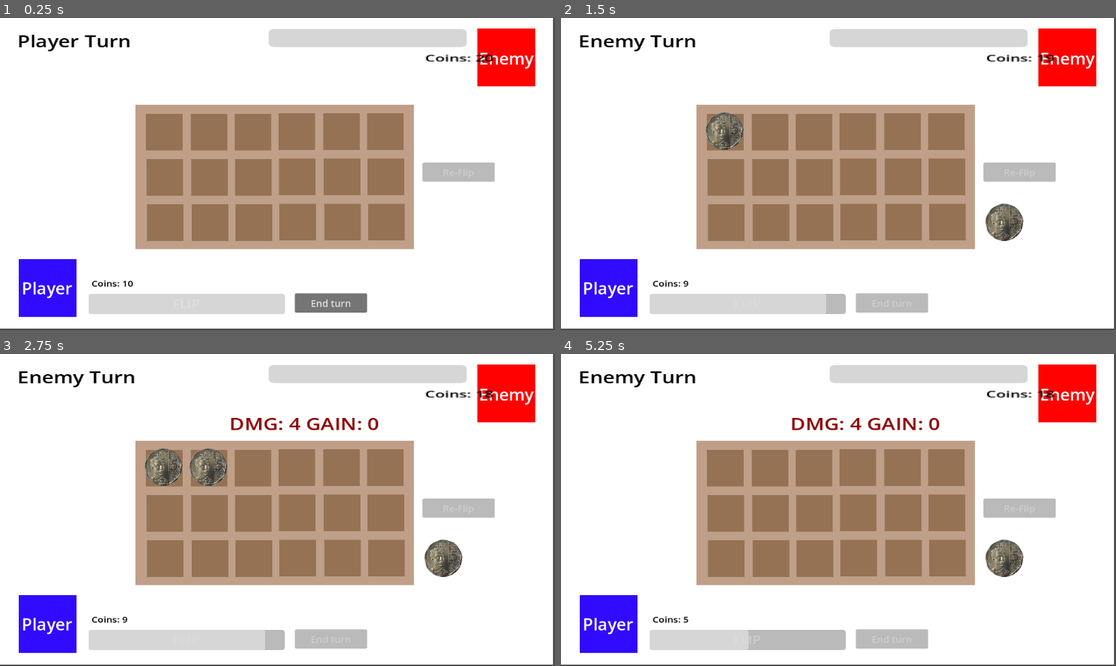
Above: before the commit, frames 1-4 (two rows, left to right).
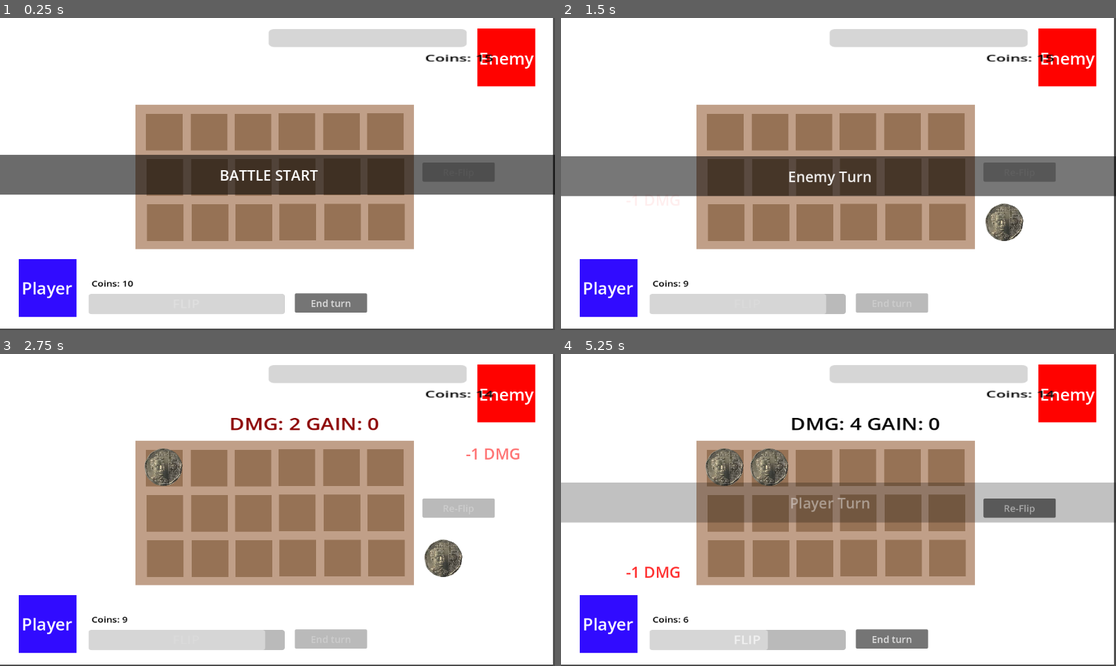
Above: after the commit, the same moments.

Repository: WebsterMiguelle/Arcoinium
Game: Godot game, scene res://Scene/main.tscn
Two runs of this game, one before a commit and one after it. Both use one fixed random seed, a clock stepped at 60 frames per second and the inputs below.
Inputs (mouse positions are in pixels of both pictures, inside the frame that each line leads up to):
- Up to frame 1 (0.25 s): no input
- Up to frame 2 (1.5 s): click "FLIP" at 0.5 s; click "End turn" at 1.25 s
- Up to frame 3 (2.75 s): no input
- Up to frame 4 (5.25 s): tap Enter at 2.75 s; tap Space at 3.5 s; click (1021, 506) at 4.25 s, where only the run after the commit has a clickable "Re-Flip"; click (749, 641) at 5 s, where only the run after the commit has a clickable "FLIP"

The runs differ from the first frame. In frame 1, 13% of the frame differs, in the area x 0-100%, y 5-57%; in frame 2, 14%; in frame 3, 1.2%; in frame 4, 16%, in the area x 0-100%, y 5-95%.

Commit message:
Polished Turn Based System; Added Floating Labels

Diff:
--- a/Scene/main.tscn
+++ b/Scene/main.tscn
@@ -30,7 +30,7 @@
 [node name="Player" type="Node2D" parent="." unique_id=1514396733]
 script = ExtResource("2_1bvp3")
 
-[node name="ColorRect" type="ColorRect" parent="Player" unique_id=1237814787]
+[node name="Player_Portrait" type="ColorRect" parent="Player" unique_id=1237814787]
 custom_minimum_size = Vector2(120, 120)
 offset_left = 43.0
 offset_top = 504.0
@@ -38,7 +38,7 @@
 offset_bottom = 624.0
 color = Color(0.19215687, 0.043137256, 1, 1)
 
-[node name="Label" type="Label" parent="Player/ColorRect" unique_id=366838884]
+[node name="Label" type="Label" parent="Player/Player_Portrait" unique_id=366838884]
 custom_minimum_size = Vector2(40, 20)
 layout_mode = 0
 offset_left = 6.0
@@ -51,7 +51,7 @@
 [node name="Enemy" type="Node2D" parent="." unique_id=313281892]
 script = ExtResource("3_lquwl")
 
-[node name="ColorRect" type="ColorRect" parent="Enemy" unique_id=2090213488]
+[node name="Enemy_Portrait" type="ColorRect" parent="Enemy" unique_id=2090213488]
 custom_minimum_size = Vector2(120, 120)
 offset_left = 995.0
 offset_top = 25.0
@@ -59,7 +59,7 @@
 offset_bottom = 145.0
 color = Color(1, 0.007843138, 0, 1)
 
-[node name="Label" type="Label" parent="Enemy/ColorRect" unique_id=1647136577]
+[node name="Label" type="Label" parent="Enemy/Enemy_Portrait" unique_id=1647136577]
 custom_minimum_size = Vector2(40, 20)
 layout_mode = 0
 offset_left = 3.0
@@ -70,17 +70,6 @@
 text = "Enemy"
 
 [node name="Battle UI" type="CanvasLayer" parent="." unique_id=1048849936]
-
-[node name="Turn" type="Label" parent="Battle UI" unique_id=698695009]
-custom_minimum_size = Vector2(150, 40)
-offset_left = 36.0
-offset_top = 23.0
-offset_right = 186.0
-offset_bottom = 72.0
-scale = Vector2(1.2137691, 1)
-theme_override_colors/font_color = Color(0, 0, 0, 1)
-theme_override_font_sizes/font_size = 35
-text = "Turn"
 
 [node name="PlayerHealthBar" type="ProgressBar" parent="Battle UI" unique_id=367744439]
 z_index = -6
@@ -176,8 +165,33 @@
 theme_override_font_sizes/font_size = 35
 text = "Turn"
 
+[node name="Turn UI" type="ColorRect" parent="Battle UI" unique_id=447076957]
+offset_left = -64.0
+offset_top = 276.0
+offset_right = 1232.0
+offset_bottom = 359.0
+color = Color(0, 0, 0, 0.5803922)
+
+[node name="Turn UI Label" type="Label" parent="Battle UI/Turn UI" unique_id=1908920983]
+layout_mode = 0
+offset_right = 1165.0
+offset_bottom = 85.0
+theme_override_font_sizes/font_size = 30
+text = "BATTLE START"
+horizontal_alignment = 1
+vertical_alignment = 1
+
 [node name="CoinDeck" parent="." unique_id=955153148 instance=ExtResource("4_2wwxx")]
 position = Vector2(574, 310)
+
+[node name="Game Over UI" type="CanvasLayer" parent="." unique_id=994626979]
+
+[node name="ColorRect" type="ColorRect" parent="Game Over UI" unique_id=656304766]
+offset_left = -17.0
+offset_top = -16.0
+offset_right = 1176.0
+offset_bottom = 656.0
+color = Color(0, 0, 0, 0.7607843)
 
 [connection signal="pressed" from="Battle UI/PlayerHealthBar/Flip" to="." method="_on_flip_pressed"]
 [connection signal="pressed" from="Battle UI/Endturn" to="." method="_on_endturn_pressed"]
--- a/Script/main.gd
+++ b/Script/main.gd
@@ -12,8 +12,11 @@
 #USER INTERFACE
 @onready var player = $Player
 @onready var enemy = $Enemy
+
+@onready var player_portrait: ColorRect = $Player/Player_Portrait
+@onready var enemy_portrait: ColorRect = $Enemy/Enemy_Portrait
+
 @onready var endTurn_button = $"Battle UI/Endturn"
-@onready var infoLabel: Label = $"Battle UI/Turn"
 @onready var flip_button = $"Battle UI/PlayerHealthBar/Flip"
 @onready var re_flip_button: Button = $"Battle UI/Re-Flip"
 @onready var turn_calculation: Label = $"Battle UI/Turn Calculation"
@@ -23,6 +26,12 @@
 
 @onready var enemy_health_bar = $"Battle UI/EnemyHealthBar"
 @onready var enemy_health_label = $"Battle UI/EnemyHealthBar/EnemyHealthLabel"
+
+@onready var turn_ui: ColorRect = $"Battle UI/Turn UI"
+@onready var turn_ui_label: Label = $"Battle UI/Turn UI/Turn UI Label"
+
+
+@onready var game_over_ui: CanvasLayer = $"Game Over UI"
 
 #COIN DECK
 @onready var coin_deck: Node2D = $CoinDeck
@@ -41,9 +50,15 @@
 
 # Called when the node enters the scene tree for the first time.
 func _ready():
+	game_over_ui.visible = false
+	turn_ui.visible = false
+	battle_start()
+
+func battle_start():
 	randomize()
 	flip_button.pressed.connect(_on_flip_pressed)
 	endTurn_button.pressed.connect(_on_endturn_pressed)
+	re_flip_button.pressed.connect(_on_re_flip_pressed)
 	var enemy_id = randi() % 2
 	match enemy_id:
 		0: enemy.setup(Enemy.MAGE)
@@ -51,7 +66,28 @@
 
 	update_enemy_coin()
 	update_player_coin()
+	show_turn_ui("BATTLE START")
 	start_player_turn()
+
+func show_turn_ui(text):
+	turn_ui.visible = true
+	turn_ui_label.text = text
+	turn_ui.modulate = Color("ffffff00")
+	turn_ui.global_position = get_viewport_rect().size / 2
+	turn_ui.global_position.x -= 600
+
+	var target_position = turn_ui.global_position.y - 40
+
+	var tween = create_tween()
+	tween.parallel().tween_property(turn_ui,"modulate",Color("ffffff"),0.2)
+	tween.parallel().tween_property(turn_ui, "position:y",target_position,0.2)
+	await get_tree().create_timer(1.0).timeout
+	turn_ui_label.text = text
+	tween = create_tween()
+	tween.parallel().tween_property(turn_ui,"modulate",Color("ffffff00"),0.2)
+	tween.parallel().tween_property(turn_ui, "position:y",target_position - 30,0.2)
+	await get_tree().create_timer(1.0).timeout
+	turn_ui.visible = false
 
 # Called every frame. 'delta' is the elapsed time since the previous frame.
 func _process(delta: float) -> void:
@@ -67,45 +103,49 @@
 	debt = 0
 
 	#Coin Gain Triggers
+	if player.gain != 0: show_floating_label(player,player.gain,LabelType.GAIN)
 	player.gain_coin()
 
 	#Reset Player Stats
 	player.current_flip = 0
 	player.current_re_flip = 0
 
-	#Check Coin Reserve
-
-	if reserved_coin != null:
-		var coin = COIN.instantiate()
-		player.current_flip += 1
-		coin.setup(reserved_coin.state,coin_deck.get_vacant_slot(player.current_flip))
-		coin.add_to_group("coins")
-		add_child(coin);
-		reserved_coin.queue_free()
-
 	current_turn = Turn.PLAYER
-	infoLabel.text = "Player Turn"
 	flip_button.disabled = false
 	re_flip_button.disabled = true
 	endTurn_button.disabled = false
 	turn_calculation.text = ""
+	#Check Coin Reserve
+
+	if reserved_coin != null:
+		var coin = COIN.instantiate()
+		player.current_flip += 1
+		re_flip_button.disabled = false
+		coin.setup(reserved_coin.state,coin_deck.get_vacant_slot(player.current_flip))
+		coin.type = reserved_coin.type
+		coin.add_to_group("coins")
+		add_child(coin);
+		reserved_coin.queue_free()
+
 
 
 func start_enemy_turn():
 
+	show_turn_ui("Enemy Turn")
 	#Initialize Stats
 	damage = 0
 	gain = 0
 	debt = 0
 
 	#Coin Gain Triggers
+	if enemy.gain != 0: show_floating_label(enemy,enemy.gain,LabelType.GAIN)
 	enemy.gain_coin()
+
 
 	#Reset Enemy Stats
 	enemy.current_flip = 0
 
 	current_turn = Turn.ENEMY
-	infoLabel.text = "Enemy Turn"
 	turn_calculation.text = ""
 
 	flip_button.disabled = true
@@ -113,31 +153,39 @@
 	endTurn_button.disabled = true
 
 	#FLIP COINS
-
+	await get_tree().create_timer(1.0).timeout
 	while enemy.current_flip != enemy.max_flip:
 		enemy_flip()
-		await get_tree().create_timer(1.0).timeout
+		await get_tree().create_timer(0.4).timeout
 	await get_tree().create_timer(1.0).timeout
 
 	end_enemy_turn()
 
 func end_enemy_turn():
 	player.take_damage(damage)
+	if damage != 0: show_floating_label(player,damage,LabelType.DAMAGE)
 	enemy.gain += gain
+	if gain != 0: show_floating_label(enemy,gain,LabelType.TO_GAIN)
+	var defeat = check_defeat()
 	var coins = get_tree().get_nodes_in_group("enemy_coins")
 	for coin in coins:
 		coin.queue_free()
-	await get_tree().create_timer(1.0).timeout
-	check_defeat()
-	start_player_turn()
+	if defeat == null:
+		await get_tree().create_timer(0.4).timeout
+		show_turn_ui("Player Turn")
+		start_player_turn()
 
 func _on_endturn_pressed():
 
 	enemy.take_damage(damage)
+	if damage != 0: show_floating_label(enemy,damage,LabelType.DAMAGE)
 	player.gain += gain
+	if gain != 0: show_floating_label(player,gain,LabelType.TO_GAIN)
 	reserve_left_over_coin()
-	if current_turn == Turn.PLAYER:
-		start_enemy_turn()
+	var defeat = check_defeat()
+	if defeat == null:
+		if current_turn == Turn.PLAYER:
+			start_enemy_turn()
 	var coins = get_tree().get_nodes_in_group("coins")
 	for coin in coins:
 		if coin.reserved == false:
@@ -152,6 +200,7 @@
 	var state = randi() % 2
 	player.current_flip += 1
 	player.take_damage(1)
+	show_floating_label(player,1,LabelType.DAMAGE)
 	var coin = COIN.instantiate()
 	coin.setup(state,coin_deck.get_vacant_slot(player.current_flip))
 
@@ -161,8 +210,10 @@
 
 	if upgrade_chance <= player.silver_flip_rate:
 		coin.upgrade_to_silver()
+		show_floating_label(player,0,LabelType.SILVER_FLIP)
 	if upgrade_chance <= player.gold_flip_rate:
 		coin.upgrade_to_gold()
+		show_floating_label(player,0,LabelType.SILVER_FLIP)
 
 	coin.add_to_group("coins")
 	add_child(coin);
@@ -180,6 +231,7 @@
 
 	enemy.current_flip += 1
 	enemy.take_damage(1)
+	show_floating_label(enemy,1,LabelType.DAMAGE)
 	var coin = COIN.instantiate()
 	coin.setup(state,coin_deck.get_vacant_slot(enemy.current_flip))
 
@@ -189,8 +241,11 @@
 
 	if upgrade_chance <= enemy.silver_flip_rate:
 		coin.upgrade_to_silver()
+		show_floating_label(enemy,0,LabelType.SILVER_FLIP)
 	if upgrade_chance <= enemy.gold_flip_rate:
 		coin.upgrade_to_gold()
+		show_floating_label(enemy,0,LabelType.GOLD_FLIP)
+
 
 	coin.add_to_group("enemy_coins")
 	add_child(coin);
@@ -201,13 +256,18 @@
 
 func check_defeat():
 	if player.coin <= 0:
-		infoLabel.text = "Player Defeated"
+		game_over_ui.visible = true
+		return true
 
 	if enemy.coin <= 0:
-		infoLabel.text = "Enemy Defeated"
-
-
-func _on_re_flip_pressed() -> void:
+		game_over_ui.visible = true
+		return false
+
+	return null
+
+
+func _on_re_flip_pressed():
+	print("REFLIP")
 	player.current_re_flip += 1
 	var coins = get_tree().get_nodes_in_group("coins")
 	for coin in coins:
@@ -305,3 +365,66 @@
 		var text = "DMG: " + str(damage) + " GAIN: " + str(gain)
 		turn_calculation.text = text
 		turn_calculation.add_theme_color_override("font_color", Color.DARK_RED)
+
+
+enum LabelType{
+	DAMAGE,
+	GAIN,
+	TO_GAIN,
+	DEBT,
+	SILVER_FLIP,
+	GOLD_FLIP
+}
+func show_floating_label(entity, value, type):
+	var label = Label.new()
+	var target_pos
+	match type:
+		LabelType.DAMAGE:
+			label.text = "-" + str(value) + " DMG"
+			label.add_theme_color_override("font_color",Color.RED)
+		LabelType.GAIN:
+			label.text = "+" + str(value) + " GAIN"
+			label.add_theme_color_override("font_color",Color.GOLD)
+		LabelType.TO_GAIN:
+			label.text = "To GAIN: " + str(value)
+			label.add_theme_color_override("font_color",Color.DARK_GOLDENROD)
+		LabelType.SILVER_FLIP:
+			label.text = "Silver FLIP"
+			label.add_theme_color_override("font_color",Color.SILVER)
+		LabelType.GOLD_FLIP:
+			label.text = "Gold FLIP"
+			label.add_theme_color_override("font_color",Color.GOLDENROD)
+	label.add_theme_font_size_override("font_size",32)
+	label.horizontal_alignment = HORIZONTAL_ALIGNMENT_LEFT
+	label.vertical_alignment = VERTICAL_ALIGNMENT_CENTER
+
+
+	if entity == player:
+		var portrait = player_portrait
+		label.global_position = portrait.global_position
+		label.global_position.x += 100
+		label.global_position.y -= 50
+		target_pos = label.global_position.y - 100
+
+	else:
+		var portrait = enemy_portrait
+		label.global_position = portrait.global_position
+		label.global_position.x -= 20
+		label.global_position.y += 120
+		target_pos = label.global_position.y + 100
+	add_child(label)
+
+	#FURTHER OFFSET
+	match type:
+		LabelType.TO_GAIN:
+			label.global_position.x -= 70
+		LabelType.SILVER_FLIP:
+			label.global_position.x -= 70
+			label.global_position.y -= 50
+		LabelType.GOLD_FLIP:
+			label.global_position.x -= 70
+			label.global_position.y -= 50
+	var tween = create_tween()
+	tween.parallel().tween_property(label,"position:y",target_pos,1.0)
+	tween.parallel().tween_property(label,"modulate",Color("ffffff00"),1.0)
+	tween.tween_callback(label.queue_free)
--- a/project.godot
+++ b/project.godot
@@ -15,6 +15,10 @@
 config/features=PackedStringArray("4.6", "GL Compatibility")
 config/icon="res://icon.svg"
 
+[gui]
+
+theme/custom_font="uid://dkuhhu62wkjgk"
+
 [physics]
 
 3d/physics_engine="Jolt Physics"
Not shown, added: Assets/Pix32.ttf.import
Not shown, added: Assets/Pix32.ttf
Not shown, added: Scene/main.tscn1089969183.tmp
Not shown, added: Scene/main.tscn172607006.tmp
Not shown, added: Scene/main.tscn576633788.tmp
